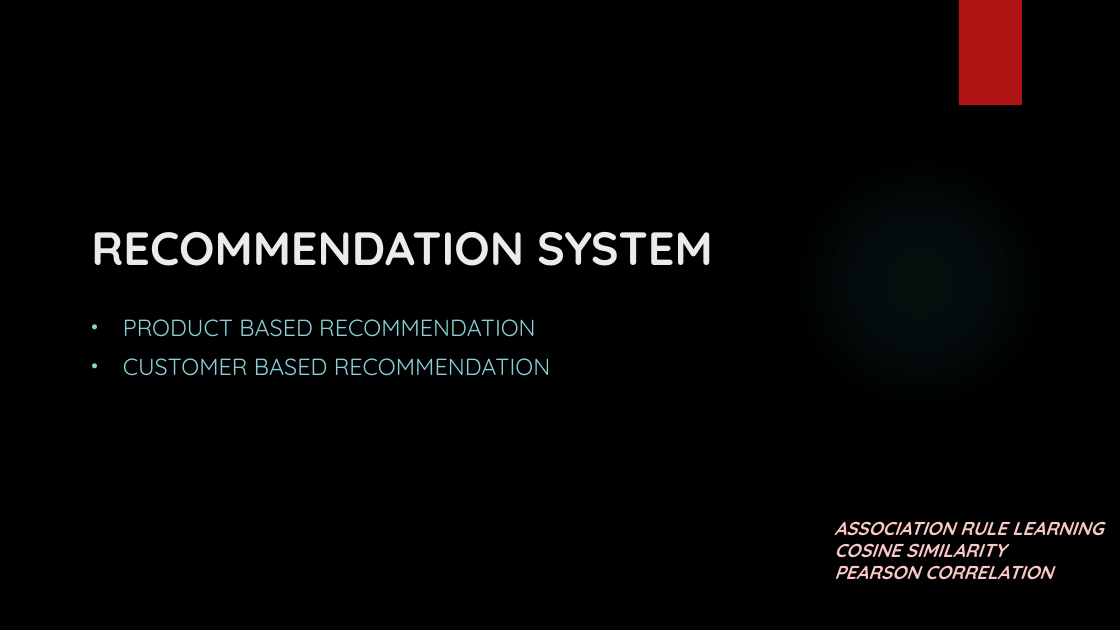
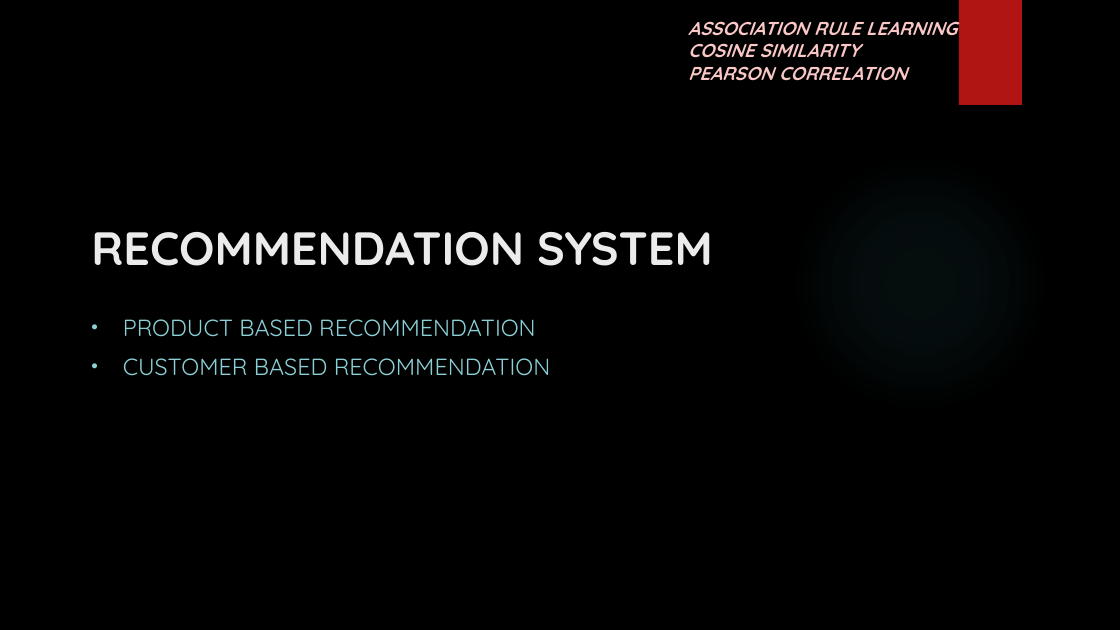
Before and after one commit to Vaishnav29/Digital-marketing, a slide deck: slide 27 of Final Folder/DIGITAL MARKETING.pptx (slide 26 before the commit). Drawn at 1120x630 pixels with LibreOffice and Linux fonts; fonts in the diff are those of the drawing; background and template pictures are left out. Boxes give left, top, right and bottom in pixels: in the first picture for what was removed or moved away, otherwise in the second. Text is boxed around its words. In the diff, an @@ line names an element or a change of style, - is before the commit and + after.

```diff
--- a/Final Folder/DIGITAL MARKETING.pptx
+++ b/Final Folder/DIGITAL MARKETING.pptx
@@ text "ASSOCIATION RULE LEARNING" moved from (x1=834, y1=521, x2=1103, y2=579) to (x1=688, y1=21, x2=957, y2=80) @@
```
Also in this commit, not shown: 2 other slides changed, 2 slides added, 1 slide removed.
